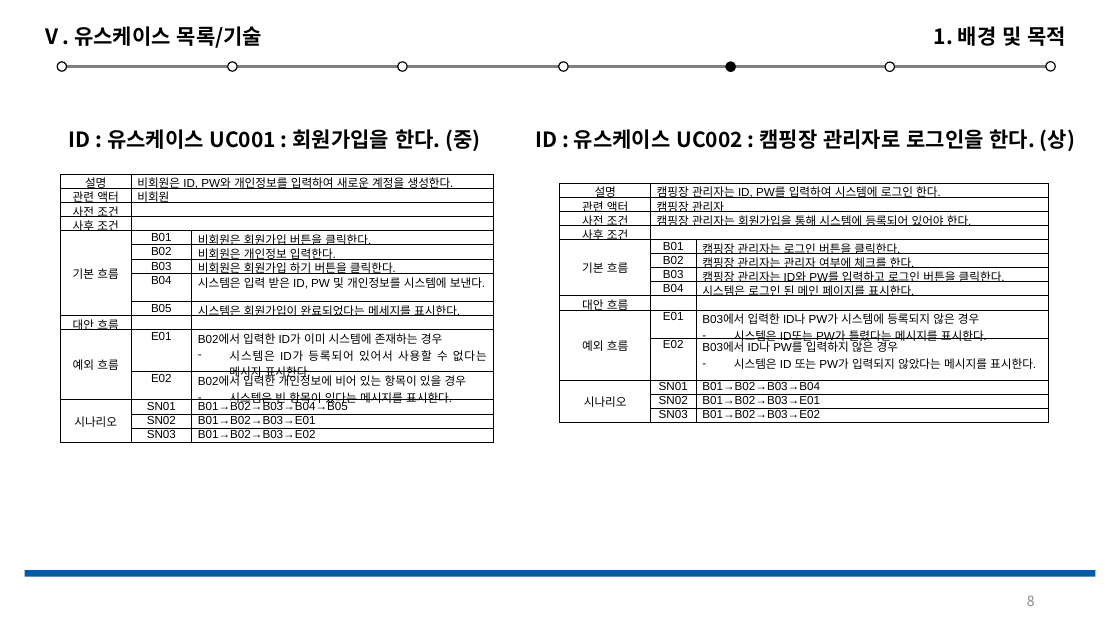
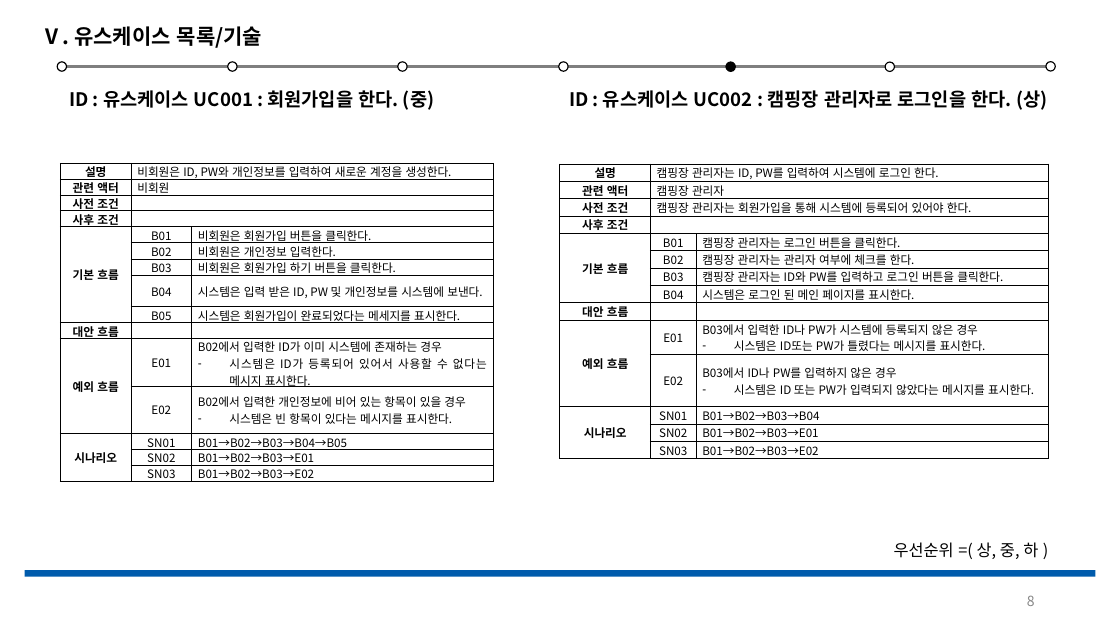
Before and after one commit to Jeeseob/SoftwareEngineering, a slide deck: slide 8 of 소공.pptx. Drawn at 1120x630 pixels with LibreOffice and Linux fonts; fonts in the diff are those of the drawing. Boxes give left, top, right and bottom in pixels: in the first picture for what was removed or moved away, otherwise in the second. Text is boxed around its words. In the diff, an @@ line names an element or a change of style, - is before the commit and + after.

```diff
--- a/소공.pptx
+++ b/소공.pptx
@@ text removed at [934,26,1067,46] @@
-1. 배경 및 목적
@@ text "ID : 유스케이스 UC001 : ...": place and size @@
-text "ID : 유스케이스 UC001 : ..." at [69,129,480,151]
+text "ID : 유스케이스 UC001 : ..." at [69,90,434,110]
@@ text "ID : 유스케이스 UC001 : ..." at [69,90,434,110]: size 18 to 16 pt; indent changed @@
@@ text "ID : 유스케이스 UC002 : ...": place and size @@
-text "ID : 유스케이스 UC002 : ..." at [536,129,1075,151]
+text "ID : 유스케이스 UC002 : ..." at [569,90,1047,110]
@@ text "ID : 유스케이스 UC002 : ..." at [569,90,1047,110]: size 18 to 16 pt @@
@@ table at [60,164,493,486] @@
@@ font Arial to Noto Sans CJK KR @@
@@ bold on in "설명", "관련 액터", "사전 조건", "사후 조건" and 4 more places @@
@@ table: place and size @@
-table at [60,175,493,450]
+table at [60,164,493,486]
@@ table at [560,165,1049,463] @@
@@ font Arial to Noto Sans CJK KR @@
@@ bold on in "설명", "관련 액터", "사전 조건", "사후 조건" and 4 more places @@
@@ table: place and size @@
-table at [560,183,1049,459]
+table at [560,165,1049,463]
@@ text added at [894,542,1038,559], 14 pt, text #000000 @@
+우선순위 =( 상, 중, 하 )
```
Also in this commit, not shown: 19 other slides changed, 1 slide added, 2 slides removed.
